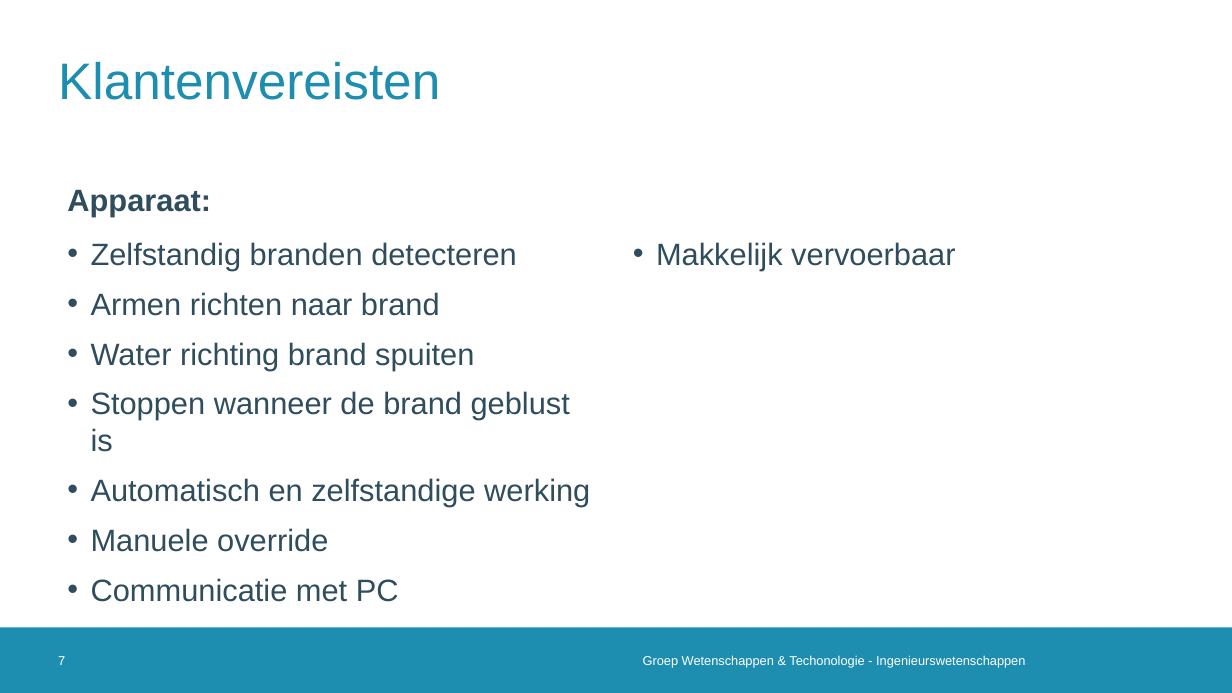
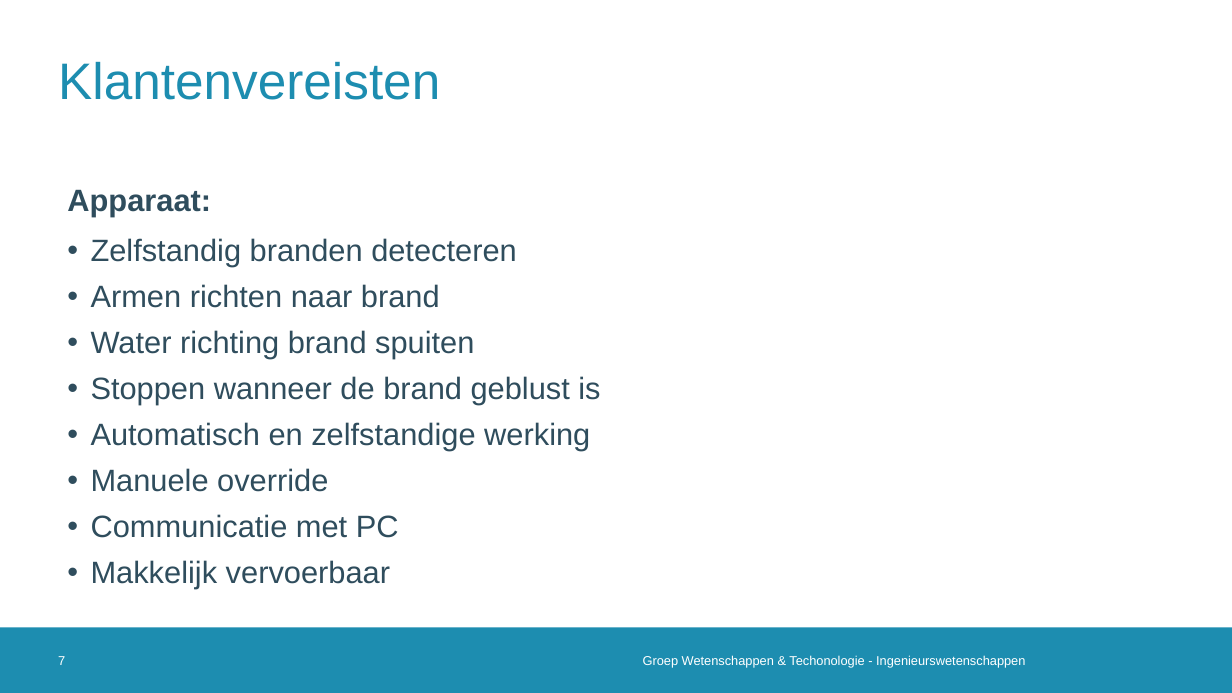
Before and after one commit to 2023-2022-KULAK-IW/2022_2023_Probleemoplossen_en_Ontwerpen_2, a slide deck: slide 7 of Tussentijdse Presentatie .pptx. Drawn at 1232x693 pixels with LibreOffice and Linux fonts; fonts in the diff are those of the drawing; background and template pictures are left out. Boxes give left, top, right and bottom in pixels: in the first picture for what was removed or moved away, otherwise in the second. Text is boxed around its words. In the diff, an @@ line names an element or a change of style, - is before the commit and + after.

```diff
--- a/Tussentijdse Presentatie .pptx
+++ b/Tussentijdse Presentatie .pptx
@@ text at box(91, 238, 600, 538): line spacing 1 to 0.9 @@
@@ text removed at box(656, 242, 955, 271) @@
-• Makkelijk vervoerbaar
@@ text at box(91, 560, 390, 589): paragraph added @@
+• Makkelijk vervoerbaar
```
Also in this commit, not shown: 11 other slides changed, 2 other files.
